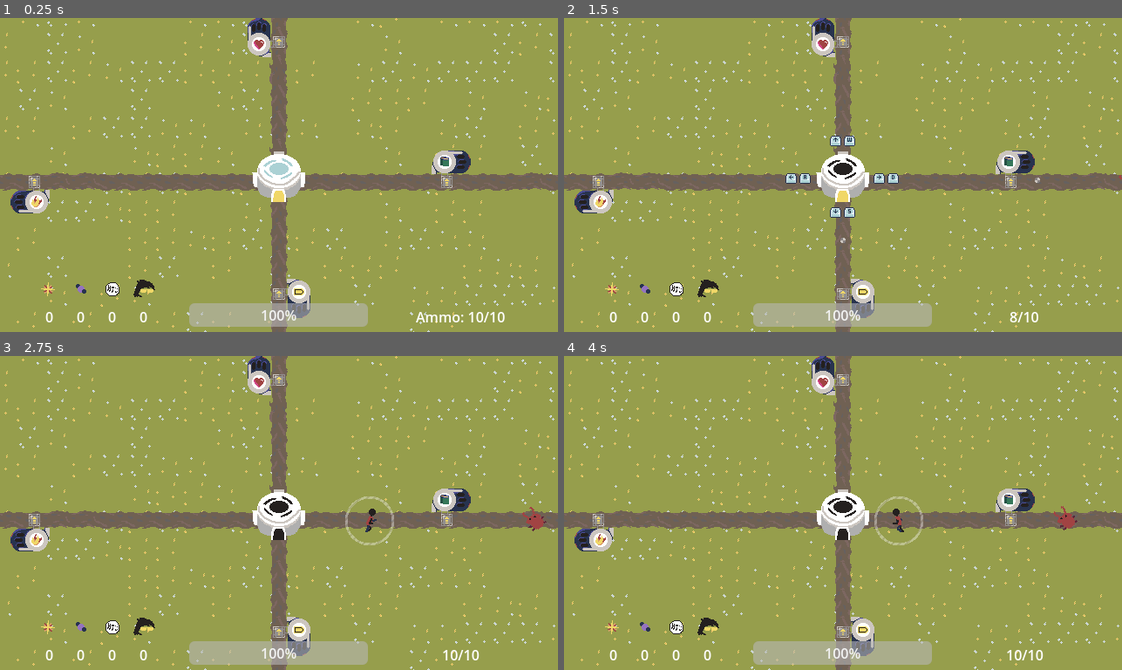
Above: before the commit, frames 1-4 (two rows, left to right).
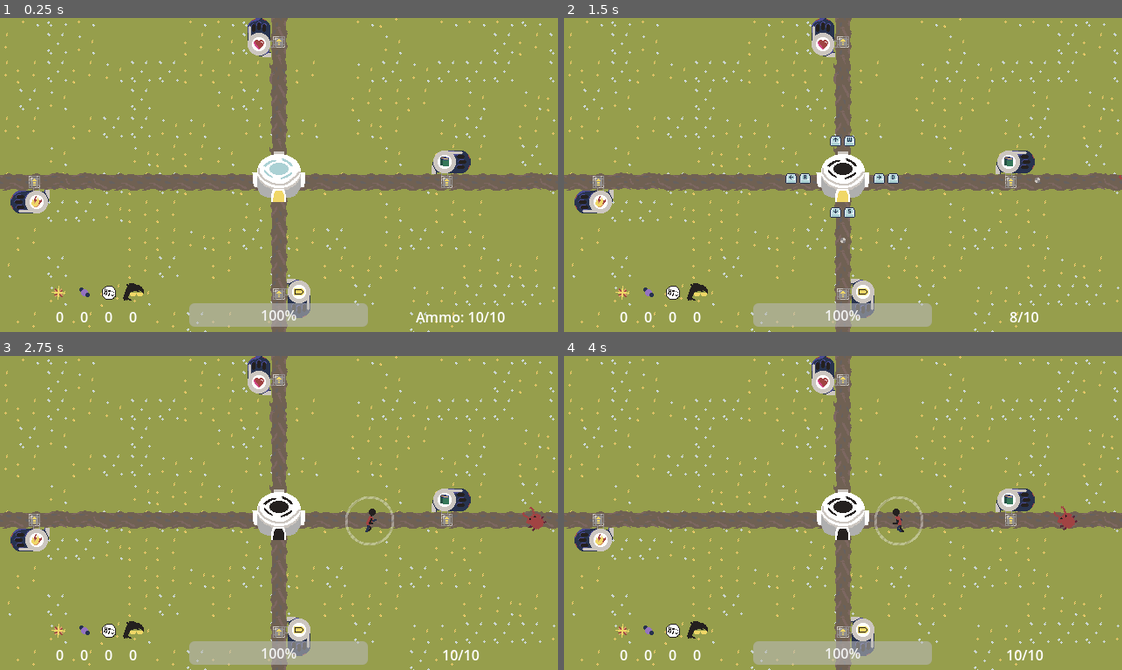
Above: after the commit, the same moments.

Repository: SimplyXtra/Cissa-Game-Jam
Game: Godot game, scene res://Scenes/Level/Level.tscn
The game is run twice, just before and just after one commit, with the same random seed, the same clock (stepped at 60 frames per second) and the same inputs. Sound files missing from this copy of the repository are replaced by a short silence.
Inputs:
- Up to frame 1 (0.25 s): no input
- Up to frame 2 (1.5 s): tap Enter at 0.5 s; hold D (right) 0.53-1.28 s; tap Space (interact) at 0.6, 1.25, 1.35 s; hold S (down) from 1.28 s (still down)
- Up to frame 3 (2.75 s): release S (down) at 2.03 s; hold D (right) from 2.03 s (still down); tap Space (interact) at 2.1 s
- Up to frame 4 (4 s): release D (right) at 2.78 s; hold W (up) 2.78-3.53 s; tap Space (interact) at 2.85, 3.6 s; hold A (left) from 3.53 s (still down)

The runs differ from the first frame. In frame 1, 0.6% of the frame differs, in the area x 7-28%, y 83-97%; in frame 2, 0.6%; in frame 3, 0.6%; in frame 4, 0.6%.

Commit message:
difficulty and death
Harder enemies over time, death screen

Diff:
--- a/Scenes/Enemies/blue_enemy.tscn
+++ b/Scenes/Enemies/blue_enemy.tscn
@@ -11,7 +11,7 @@
 
 [node name="Blue Enemy" instance=ExtResource("1_ga3qm")]
 speed = 15
-health = 250
+health = 300
 damage = 45
 
 [node name="Sprite2D" parent="." index="0"]
--- a/Scenes/Enemies/red_enemy.tscn
+++ b/Scenes/Enemies/red_enemy.tscn
@@ -8,6 +8,7 @@
 [sub_resource type="CapsuleShape2D" id="CapsuleShape2D_k6hmr"]
 
 [node name="Red Enemy" instance=ExtResource("1_any30")]
+health = 130
 
 [node name="CollisionShape2D" parent="." index="1"]
 position = Vector2(-8, 1)
--- a/Scenes/Global.gd
+++ b/Scenes/Global.gd
@@ -1,5 +1,5 @@
 extends Node
-var base_max_health:int = 1000:
+var base_max_health:int = 200:
 	set(new_max_health):
 		base_max_health = new_max_health
 		update_UI.emit()
@@ -20,6 +20,8 @@
 var matter_collected:int = 0
 var weird_collected:int = 0
 var cool_collected:int = 0
+var bullet_penetration:int = 1
+var bullet_level:int = 0
 signal update_UI
 
 func add(item:String):
@@ -33,3 +35,6 @@
 		"Cool":
 			cool_collected += 1
 	update_UI.emit()
+
+func quick_update_UI() -> void:
+	update_UI.emit()
--- a/Scenes/Level/Level.gd
+++ b/Scenes/Level/Level.gd
@@ -34,9 +34,21 @@
 func _on_enemy_spawn_timer_timeout():
 	enemySpawn()
 	spawnInterval = randf_range(minSpawnInterval, maxSpawnInterval)
-	$EnemySpawnTimer.wait_time = spawnInterval
-	$EnemySpawnTimer.start()
+	$Timer/EnemySpawn.wait_time = spawnInterval
+	$Timer/EnemySpawn.start()
 
 
 func _on_audio_stream_player_finished():
 	$Audio/AudioStreamPlayer.play()
+
+
+func _on_difficulty_progression_timeout():
+	enemySpawnProbabilities = [enemySpawnProbabilities[0] * 0.7, enemySpawnProbabilities[1] * 0.9, 100]
+	minSpawnInterval *= 0.8
+	maxSpawnInterval *= 0.8
+	$Timer/DifficultyProgression.wait_time += 10
+	$Timer/DifficultyProgression.start()
+	$Audio/AudioStreamPlayer.stream_paused = true
+	$"Audio/Creepy Sound".play()
+	await $"Audio/Creepy Sound".finished
+	$Audio/AudioStreamPlayer.stream_paused = false
--- a/Scenes/Level/Level.tscn
+++ b/Scenes/Level/Level.tscn
@@ -9,6 +9,7 @@
 [ext_resource type="PackedScene" uid="uid://dqwlqraue8lor" path="res://Scenes/Objects/health_upgrade.tscn" id="5_0qxsm"]
 [ext_resource type="AudioStream" uid="uid://dlgifuv265xbu" path="res://Music/cissa game jam.wav" id="5_p3n6e"]
 [ext_resource type="PackedScene" uid="uid://b7rmamrcw1ns0" path="res://Scenes/Objects/ammo_upgrade.tscn" id="6_hphov"]
+[ext_resource type="AudioStream" uid="uid://dtmc1uoitk8xu" path="res://SFX/Cool Scary Sound.wav" id="10_beafj"]
 
 [sub_resource type="TileSetAtlasSource" id="TileSetAtlasSource_cwmem"]
 texture = ExtResource("1_sspqe")
@@ -81,9 +82,6 @@
 [node name="West" type="Marker2D" parent="EnemySpawnLocations"]
 position = Vector2(-48, 208)
 
-[node name="EnemySpawnTimer" type="Timer" parent="."]
-autostart = true
-
 [node name="Enemies" type="Node2D" parent="."]
 
 [node name="Items" type="Node2D" parent="."]
@@ -97,5 +95,19 @@
 volume_db = -11.333
 autoplay = true
 
-[connection signal="timeout" from="EnemySpawnTimer" to="." method="_on_enemy_spawn_timer_timeout"]
+[node name="Creepy Sound" type="AudioStreamPlayer" parent="Audio"]
+stream = ExtResource("10_beafj")
+volume_db = 5.333
+
+[node name="Timer" type="Node" parent="."]
+
+[node name="EnemySpawn" type="Timer" parent="Timer"]
+autostart = true
+
+[node name="DifficultyProgression" type="Timer" parent="Timer"]
+wait_time = 30.0
+autostart = true
+
 [connection signal="finished" from="Audio/AudioStreamPlayer" to="." method="_on_audio_stream_player_finished"]
+[connection signal="timeout" from="Timer/EnemySpawn" to="." method="_on_enemy_spawn_timer_timeout"]
+[connection signal="timeout" from="Timer/DifficultyProgression" to="." method="_on_difficulty_progression_timeout"]
--- /dev/null
+++ b/Scenes/Objects/ammo_upgrade.gd
@@ -0,0 +1,10 @@
+extends "res://Scenes/Objects/upgrade_base.gd"
+
+func upgrade():
+	match upgrade_level:
+		0:
+			Global.base_max_ammo = 15
+		1:
+			Global.base_max_ammo = 20
+		2:
+			Global.base_max_ammo = 25
--- a/Scenes/Objects/ammo_upgrade.tscn
+++ b/Scenes/Objects/ammo_upgrade.tscn
@@ -1,11 +1,20 @@
-[gd_scene load_steps=2 format=3 uid="uid://b7rmamrcw1ns0"]
+[gd_scene load_steps=3 format=3 uid="uid://b7rmamrcw1ns0"]
 
 [ext_resource type="PackedScene" uid="uid://4wmv263imch0" path="res://Scenes/Objects/upgrade_base.tscn" id="1_gktw0"]
+[ext_resource type="Script" path="res://Scenes/Objects/ammo_upgrade.gd" id="2_ut3du"]
 
 [node name="AmmoUpgrade" instance=ExtResource("1_gktw0")]
+script = ExtResource("2_ut3du")
+prices = [[3, 3, 3, 1], [6, 4, 10, 6], [9, 10, 20, 10]]
 
 [node name="Sprite2D" parent="." index="0"]
 frame = 12
 
 [node name="PressurePlate" parent="." index="1"]
 rotation = 4.71239
+
+[node name="Prices" parent="." index="2"]
+offset_left = -8.0
+offset_top = -46.0
+offset_right = -8.0
+offset_bottom = -46.0
--- a/Scenes/Objects/base.gd
+++ b/Scenes/Objects/base.gd
@@ -1,12 +1,13 @@
 extends Area2D
 #Shooting
-var bullet:PackedScene = preload("res://Scenes/Projectiles/basic_bullet.tscn")
-
+var bullets:Array = [preload("res://Scenes/Projectiles/basic_bullet.tscn"),preload("res://Scenes/Projectiles/party_bullet.tscn"),preload("res://Scenes/Projectiles/spike_bullet.tscn"),preload("res://Scenes/Projectiles/radio_bullet.tscn")]
 
 #Player-Base Interaction
 var pilot:PackedScene = preload("res://Scenes/Player/pilot.tscn")
 var is_player_in_base:bool = true
 var is_base_active:bool = true
+
+var is_base_alive:bool = true
 
 
 func _ready() -> void:
@@ -17,42 +18,43 @@
 	Global.base_position = position
 
 func _process(_delta) -> void:
-	if Input.is_action_just_pressed("interact") and is_player_in_base:
-		is_base_active = not is_base_active
-		$Audio/Detach.play()
+	if is_base_alive:
+		if Input.is_action_just_pressed("interact") and is_player_in_base:
+			is_base_active = not is_base_active
+			$Audio/Detach.play()
 
-		#Player is controlling base
-		if is_base_active:
-			$Sprite2D.frame = 2
-			$UI.visible = false
+			#Player is controlling base
+			if is_base_active:
+				$Sprite2D.frame = 2
+				$UI.visible = false
 
-		#Player is not controlling base
-		else:
-			$Sprite2D.frame = 1
-			$UI.visible = true
-	elif not is_base_active and is_player_in_base:
-		#Player selects where to go
-		if Input.is_action_just_pressed("up"):
-			player_leaves_base($PlayerSpawnLocations/North.global_position, "vertical")
-		elif Input.is_action_just_pressed("down"):
-			player_leaves_base($PlayerSpawnLocations/South.global_position, "vertical")
-		elif Input.is_action_just_pressed("left"):
-			player_leaves_base($PlayerSpawnLocations/West.global_position, "horizontal")
-		elif Input.is_action_just_pressed("right"):
-			player_leaves_base($PlayerSpawnLocations/East.global_position, "horizontal")
-	elif is_base_active and is_player_in_base and Global.base_ammo > 0:
-		#Player selects where to shoot
-		if Input.is_action_just_pressed("up"):
-			shoot($PlayerSpawnLocations/North.global_position, Vector2.UP)
-		if Input.is_action_just_pressed("down"):
-			shoot($PlayerSpawnLocations/South.global_position, Vector2.DOWN)
-		if Input.is_action_just_pressed("left"):
-			shoot($PlayerSpawnLocations/West.global_position, Vector2.LEFT)
-		if Input.is_action_just_pressed("right"):
-			shoot($PlayerSpawnLocations/East.global_position, Vector2.RIGHT)
+			#Player is not controlling base
+			else:
+				$Sprite2D.frame = 1
+				$UI.visible = true
+		elif not is_base_active and is_player_in_base:
+			#Player selects where to go
+			if Input.is_action_just_pressed("up"):
+				player_leaves_base($PlayerSpawnLocations/North.global_position, "vertical")
+			elif Input.is_action_just_pressed("down"):
+				player_leaves_base($PlayerSpawnLocations/South.global_position, "vertical")
+			elif Input.is_action_just_pressed("left"):
+				player_leaves_base($PlayerSpawnLocations/West.global_position, "horizontal")
+			elif Input.is_action_just_pressed("right"):
+				player_leaves_base($PlayerSpawnLocations/East.global_position, "horizontal")
+		elif is_base_active and is_player_in_base and Global.base_ammo > 0:
+			#Player selects where to shoot
+			if Input.is_action_just_pressed("up"):
+				shoot($PlayerSpawnLocations/North.global_position, Vector2.UP)
+			if Input.is_action_just_pressed("down"):
+				shoot($PlayerSpawnLocations/South.global_position, Vector2.DOWN)
+			if Input.is_action_just_pressed("left"):
+				shoot($PlayerSpawnLocations/West.global_position, Vector2.LEFT)
+			if Input.is_action_just_pressed("right"):
+				shoot($PlayerSpawnLocations/East.global_position, Vector2.RIGHT)
 
 func shoot(location:Vector2, direction:Vector2) -> void:
-	var projectile = bullet.instantiate()
+	var projectile = bullets[Global.bullet_level].instantiate()
 	projectile.position = location
 	projectile.set_direction(direction)
 	get_parent().add_child(projectile)
@@ -74,16 +76,23 @@
 func _on_body_entered(body) -> void:
 	Global.base_health -= body.damage
 	body.take_damage(999)
+	if Global.base_health <= 0 and is_base_alive:
+		$Sprite2D.frame = 3
+		is_base_alive = false
+		var death_overlay_scene = load("res://Scenes/UI/death_overlay.tscn")
+		var death_overlay = death_overlay_scene.instantiate()
+		get_parent().add_child(death_overlay)
 
 func _on_player_enter_locations_body_entered(body):
 	body.queue_free()
 	$Audio/Door.play()
-	$Sprite2D.frame = 1
-	await $Audio/Door.finished
-	$Audio/Detach.play()
-	$Sprite2D.frame = 2
-	is_player_in_base = true
-	is_base_active = true
+	if is_base_alive:
+		$Sprite2D.frame = 1
+		await $Audio/Door.finished
+		$Audio/Detach.play()
+		$Sprite2D.frame = 2
+		is_player_in_base = true
+		is_base_active = true
 
 
 func _on_projectile_reload_timer_timeout():
--- a/Scenes/Objects/base.tscn
+++ b/Scenes/Objects/base.tscn
@@ -30,9 +30,9 @@
 
 [node name="Sprite2D" type="Sprite2D" parent="."]
 texture = ExtResource("1_jlkxa")
-hframes = 3
+hframes = 4
 region_enabled = true
-region_rect = Rect2(0, 0, 192, 64)
+region_rect = Rect2(0, 0, 256, 64)
 
 [node name="Hitbox" type="CollisionShape2D" parent="."]
 position = Vector2(0, 1)
--- /dev/null
+++ b/Scenes/Objects/health_upgrade.gd
@@ -0,0 +1,13 @@
+extends "res://Scenes/Objects/upgrade_base.gd"
+
+func upgrade():
+	match upgrade_level:
+		0:
+			Global.base_max_health = 300
+			Global.base_health = Global.base_max_health
+		1:
+			Global.base_max_health = 400
+			Global.base_health = Global.base_max_health
+		2:
+			Global.base_max_health = 500
+			Global.base_health = Global.base_max_health
--- a/Scenes/Objects/health_upgrade.tscn
+++ b/Scenes/Objects/health_upgrade.tscn
@@ -1,11 +1,20 @@
-[gd_scene load_steps=2 format=3 uid="uid://dqwlqraue8lor"]
+[gd_scene load_steps=3 format=3 uid="uid://dqwlqraue8lor"]
 
 [ext_resource type="PackedScene" uid="uid://4wmv263imch0" path="res://Scenes/Objects/upgrade_base.tscn" id="1_k5t28"]
+[ext_resource type="Script" path="res://Scenes/Objects/health_upgrade.gd" id="2_g4ql1"]
 
 [node name="HealthUpgrade" instance=ExtResource("1_k5t28")]
+script = ExtResource("2_g4ql1")
+prices = [[0, 6, 0, 0], [0, 12, 0, 0], [0, 18, 0, 0]]
 
 [node name="Sprite2D" parent="." index="0"]
 frame = 8
 
 [node name="PressurePlate" parent="." index="1"]
 rotation = 3.14159
+
+[node name="Prices" parent="." index="2"]
+offset_left = 17.0
+offset_top = 54.0
+offset_right = 17.0
+offset_bottom = 54.0
--- /dev/null
+++ b/Scenes/Objects/penetration_upgrade.gd
@@ -0,0 +1,10 @@
+extends "res://Scenes/Objects/upgrade_base.gd"
+
+func upgrade():
+	match upgrade_level:
+		0:
+			Global.bullet_penetration = 2
+		1:
+			Global.bullet_penetration = 3
+		2:
+			Global.bullet_penetration = 4
--- a/Scenes/Objects/penetration_upgrade.tscn
+++ b/Scenes/Objects/penetration_upgrade.tscn
@@ -1,5 +1,12 @@
-[gd_scene load_steps=2 format=3 uid="uid://cacr6ey7ngs5r"]
+[gd_scene load_steps=3 format=3 uid="uid://cacr6ey7ngs5r"]
 
 [ext_resource type="PackedScene" uid="uid://4wmv263imch0" path="res://Scenes/Objects/upgrade_base.tscn" id="1_0wn78"]
+[ext_resource type="Script" path="res://Scenes/Objects/penetration_upgrade.gd" id="2_k3yc6"]
 
 [node name="PenetrationUpgrade" instance=ExtResource("1_0wn78")]
+script = ExtResource("2_k3yc6")
+prices = [[1, 3, 6, 5], [2, 6, 12, 10], [3, 10, 18, 15]]
+
+[node name="Prices" parent="." index="2"]
+offset_left = -15.0
+offset_right = -15.0
--- /dev/null
+++ b/Scenes/Objects/power_upgrade.gd
@@ -0,0 +1,4 @@
+extends "res://Scenes/Objects/upgrade_base.gd"
+
+func upgrade():
+	Global.bullet_level = upgrade_level + 1
--- a/Scenes/Objects/power_upgrade.tscn
+++ b/Scenes/Objects/power_upgrade.tscn
@@ -1,11 +1,18 @@
-[gd_scene load_steps=2 format=3 uid="uid://c1ccf60kmxm7x"]
+[gd_scene load_steps=3 format=3 uid="uid://c1ccf60kmxm7x"]
 
 [ext_resource type="PackedScene" uid="uid://4wmv263imch0" path="res://Scenes/Objects/upgrade_base.tscn" id="1_xe51e"]
+[ext_resource type="Script" path="res://Scenes/Objects/power_upgrade.gd" id="2_1223f"]
 
 [node name="PowerUpgrade" instance=ExtResource("1_xe51e")]
+script = ExtResource("2_1223f")
+prices = [[5, 0, 0, 3], [10, 3, 3, 7], [15, 2, 7, 10]]
 
 [node name="Sprite2D" parent="." index="0"]
 frame = 4
 
 [node name="PressurePlate" parent="." index="1"]
 rotation = 1.5708
+
+[node name="Prices" parent="." index="2"]
+offset_left = 40.0
+offset_right = 40.0
--- a/Scenes/Objects/upgrade_base.gd
+++ b/Scenes/Objects/upgrade_base.gd
@@ -1,15 +1,37 @@
 extends Node2D
+var upgrade_level:int = 0
+@export var prices := [[1,0,0,0],[0,2,0,0],[3,0,0,0]]
 
+func _process(_delta):
+	if $Prices.visible:
+		if Input.is_action_just_pressed("interact"):
+			var compiled_storage := [Global.energy_collected, Global.matter_collected, Global.weird_collected, Global.cool_collected]
+			var can_upgrade:bool = true
+			for i in range(4):
+				if compiled_storage[i] < prices[upgrade_level][i]:
+					can_upgrade = false
+			if can_upgrade:
+				upgrade()
+				$Sprite2D.frame += 1
+				$Upgrade.play()
+				Global.energy_collected -= prices[upgrade_level][0]
+				Global.matter_collected -= prices[upgrade_level][1]
+				Global.weird_collected -= prices[upgrade_level][2]
+				Global.cool_collected -= prices[upgrade_level][3]
+				upgrade_level += 1
+				$Prices.set_prices(prices[upgrade_level][0],prices[upgrade_level][1],prices[upgrade_level][2],prices[upgrade_level][3])
+				Global.quick_update_UI()
 
+func upgrade():
+	print("upgraded")
 
-func _on_pressure_plate_body_entered(body):
-	pass # Replace with function body.
-	#Show UI
+func _on_pressure_plate_body_entered(_body):
+	$Prices.set_prices(prices[upgrade_level][0],prices[upgrade_level][1],prices[upgrade_level][2],prices[upgrade_level][3])
+	$Prices.visible = true
 	#Get Input "interact"
 	#UI Progress bar increases as interact is pressed and when full it goes through but if let go it goes back to 0
 
 
 
-func _on_pressure_plate_body_exited(body):
-	pass # Replace with function body.
-	#Close UI
+func _on_pressure_plate_body_exited(_body):
+	$Prices.visible = false
--- a/Scenes/Objects/upgrade_base.tscn
+++ b/Scenes/Objects/upgrade_base.tscn
@@ -1,7 +1,9 @@
-[gd_scene load_steps=4 format=3 uid="uid://4wmv263imch0"]
+[gd_scene load_steps=6 format=3 uid="uid://4wmv263imch0"]
 
 [ext_resource type="Script" path="res://Scenes/Objects/upgrade_base.gd" id="1_cgqgd"]
 [ext_resource type="Texture2D" uid="uid://07kbjj0uokc7" path="res://Graphics/Tileset.png" id="1_o8o08"]
+[ext_resource type="PackedScene" uid="uid://divrx14nwttib" path="res://Scenes/UI/prices.tscn" id="3_e1i7m"]
+[ext_resource type="AudioStream" uid="uid://deuox85m5kpdm" path="res://SFX/Upgrade.wav" id="4_nmg6k"]
 
 [sub_resource type="RectangleShape2D" id="RectangleShape2D_8t42b"]
 size = Vector2(16, 15)
@@ -23,5 +25,18 @@
 position = Vector2(-16, -7.5)
 shape = SubResource("RectangleShape2D_8t42b")
 
+[node name="Prices" parent="." instance=ExtResource("3_e1i7m")]
+visible = false
+anchors_preset = 0
+anchor_right = 0.0
+anchor_bottom = 0.0
+offset_left = -16.0
+offset_top = -61.0
+offset_right = -16.0
+offset_bottom = -61.0
+
+[node name="Upgrade" type="AudioStreamPlayer2D" parent="."]
+stream = ExtResource("4_nmg6k")
+
 [connection signal="body_entered" from="PressurePlate" to="." method="_on_pressure_plate_body_entered"]
 [connection signal="body_exited" from="PressurePlate" to="." method="_on_pressure_plate_body_exited"]
--- a/Scenes/Player/pilot.gd
+++ b/Scenes/Player/pilot.gd
@@ -63,7 +63,7 @@
 	body.queue_free()
 
 
-func _on_enemy_radar_body_entered(body):
+func _on_enemy_radar_body_entered(_body):
 	is_running_to_base = true
 	$Alert.play()
 	$EnemyRadar/AnimationPlayer.play("Alert")
--- /dev/null
+++ b/Scenes/Projectiles/party_bullet.tscn
@@ -0,0 +1,9 @@
+[gd_scene load_steps=2 format=3 uid="uid://dhpji8i7fjt1t"]
+
+[ext_resource type="PackedScene" uid="uid://j4tqdc7egyl0" path="res://Scenes/Projectiles/projectile.tscn" id="1_3uafp"]
+
+[node name="PartyBullet" instance=ExtResource("1_3uafp")]
+damage = 120
+
+[node name="Sprite2D" parent="." index="1"]
+frame = 1
--- a/Scenes/Projectiles/projectile.gd
+++ b/Scenes/Projectiles/projectile.gd
@@ -2,8 +2,11 @@
 
 @export var damage:int = 80
 @export var speed:int = 200
-@export var enemy_penetration:int = 1
+var enemy_penetration:int = 1
 var velocity:Vector2 = Vector2.ZERO
+
+func _ready():
+	enemy_penetration = Global.bullet_penetration
 
 func _process(delta):
 	position += velocity * delta
--- a/Scenes/Projectiles/projectile.tscn
+++ b/Scenes/Projectiles/projectile.tscn
@@ -16,8 +16,9 @@
 
 [node name="Sprite2D" type="Sprite2D" parent="."]
 texture = ExtResource("1_epii5")
+hframes = 4
 region_enabled = true
-region_rect = Rect2(0, 288, 32, 32)
+region_rect = Rect2(0, 288, 128, 32)
 
 [node name="DespawnTimer" type="Timer" parent="."]
 wait_time = 3.0
--- /dev/null
+++ b/Scenes/Projectiles/radio_bullet.tscn
@@ -0,0 +1,10 @@
+[gd_scene load_steps=2 format=3 uid="uid://cnu615wps4es6"]
+
+[ext_resource type="PackedScene" uid="uid://j4tqdc7egyl0" path="res://Scenes/Projectiles/projectile.tscn" id="1_jvt67"]
+
+[node name="RadioBullet" instance=ExtResource("1_jvt67")]
+damage = 250
+speed = 300
+
+[node name="Sprite2D" parent="." index="1"]
+frame = 3
--- /dev/null
+++ b/Scenes/Projectiles/spike_bullet.tscn
@@ -0,0 +1,10 @@
+[gd_scene load_steps=2 format=3 uid="uid://co66dbfuds326"]
+
+[ext_resource type="PackedScene" uid="uid://j4tqdc7egyl0" path="res://Scenes/Projectiles/projectile.tscn" id="1_ouwh7"]
+
+[node name="SpikeBullet" instance=ExtResource("1_ouwh7")]
+damage = 150
+speed = 300
+
+[node name="Sprite2D" parent="." index="1"]
+frame = 2
--- /dev/null
+++ b/Scenes/UI/death_overlay.gd
@@ -0,0 +1,9 @@
+extends CanvasLayer
+
+
+func _on_restart_pressed():
+	get_tree().reload_current_scene()
+
+
+func _on_quit_pressed():
+	get_tree().quit()
--- /dev/null
+++ b/Scenes/UI/death_overlay.tscn
@@ -0,0 +1,49 @@
+[gd_scene load_steps=2 format=3 uid="uid://3yhwpjuson70"]
+
+[ext_resource type="Script" path="res://Scenes/UI/death_overlay.gd" id="1_hc2fx"]
+
+[node name="DeathOverlay" type="CanvasLayer"]
+script = ExtResource("1_hc2fx")
+
+[node name="ColorRect" type="ColorRect" parent="."]
+anchors_preset = 15
+anchor_right = 1.0
+anchor_bottom = 1.0
+grow_horizontal = 2
+grow_vertical = 2
+color = Color(0.2, 0.2, 0.2, 0.517647)
+
+[node name="MarginContainer" type="MarginContainer" parent="."]
+anchors_preset = 8
+anchor_left = 0.5
+anchor_top = 0.5
+anchor_right = 0.5
+anchor_bottom = 0.5
+offset_left = -20.0
+offset_top = -20.0
+offset_right = 20.0
+offset_bottom = 20.0
+grow_horizontal = 2
+grow_vertical = 2
+
+[node name="VBoxContainer" type="VBoxContainer" parent="MarginContainer"]
+layout_mode = 2
+
+[node name="Label" type="Label" parent="MarginContainer/VBoxContainer"]
+layout_mode = 2
+text = "GAME OVER"
+horizontal_alignment = 1
+
+[node name="HBoxContainer" type="HBoxContainer" parent="MarginContainer/VBoxContainer"]
+layout_mode = 2
+
+[node name="Restart" type="Button" parent="MarginContainer/VBoxContainer/HBoxContainer"]
+layout_mode = 2
+text = "Restart"
+
+[node name="Quit" type="Button" parent="MarginContainer/VBoxContainer/HBoxContainer"]
+layout_mode = 2
+text = "Quit"
+
+[connection signal="pressed" from="MarginContainer/VBoxContainer/HBoxContainer/Restart" to="." method="_on_restart_pressed"]
+[connection signal="pressed" from="MarginContainer/VBoxContainer/HBoxContainer/Quit" to="." method="_on_quit_pressed"]
--- /dev/null
+++ b/Scenes/UI/prices.gd
@@ -0,0 +1,12 @@
+extends Control
+
+@onready var EnergyLabel = $ItemCost/EnergyCost/Label
+@onready var MatterLabel = $ItemCost/MatterCost/Label
+@onready var WeirdLabel = $ItemCost/WeirdCost/Label
+@onready var CoolLabel = $ItemCost/CoolCost/Label
+
+func set_prices(energy:int = 0, matter:int = 0, weird:int = 0, cool:int = 0):
+	EnergyLabel.text = str(energy)
+	MatterLabel.text = str(matter)
+	WeirdLabel.text = str(weird)
+	CoolLabel.text = str(cool)
--- a/Scenes/UI/prices.tscn
+++ b/Scenes/UI/prices.tscn
@@ -1,17 +1,20 @@
-[gd_scene load_steps=5 format=3 uid="uid://divrx14nwttib"]
+[gd_scene load_steps=6 format=3 uid="uid://divrx14nwttib"]
 
 [ext_resource type="Texture2D" uid="uid://cnbrkrbamoy6v" path="res://Graphics/Energy.png" id="1_8ejc1"]
+[ext_resource type="Script" path="res://Scenes/UI/prices.gd" id="1_s7da2"]
 [ext_resource type="Texture2D" uid="uid://cbdabwomt41fm" path="res://Graphics/Matter.png" id="2_bl20k"]
 [ext_resource type="Texture2D" uid="uid://c1si34evf1p1b" path="res://Graphics/Weird.png" id="3_c51tl"]
 [ext_resource type="Texture2D" uid="uid://d3w1x82xbkcn8" path="res://Graphics/Cool.png" id="4_jjhrv"]
 
 [node name="Prices" type="Control"]
 layout_mode = 3
-anchor_right = 0.2
-anchor_bottom = 0.356
-offset_bottom = -0.160004
+anchor_right = 0.212
+anchor_bottom = 0.178
+offset_right = 0.319992
+offset_bottom = -0.0800018
+script = ExtResource("1_s7da2")
 
-[node name="ItemCost" type="VBoxContainer" parent="."]
+[node name="ItemCost" type="HBoxContainer" parent="."]
 layout_mode = 1
 anchors_preset = 15
 anchor_right = 1.0
@@ -19,7 +22,7 @@
 grow_horizontal = 2
 grow_vertical = 2
 
-[node name="EnergyCost" type="HBoxContainer" parent="ItemCost"]
+[node name="EnergyCost" type="VBoxContainer" parent="ItemCost"]
 layout_mode = 2
 
 [node name="TextureRect" type="TextureRect" parent="ItemCost/EnergyCost"]
@@ -29,9 +32,9 @@
 [node name="Label" type="Label" parent="ItemCost/EnergyCost"]
 layout_mode = 2
 text = "0"
-horizontal_alignment = 2
+horizontal_alignment = 1
 
-[node name="MatterCost" type="HBoxContainer" parent="ItemCost"]
+[node name="MatterCost" type="VBoxContainer" parent="ItemCost"]
 layout_mode = 2
 
 [node name="TextureRect" type="TextureRect" parent="ItemCost/MatterCost"]
@@ -41,9 +44,9 @@
 [node name="Label" type="Label" parent="ItemCost/MatterCost"]
 layout_mode = 2
 text = "0"
-horizontal_alignment = 2
+horizontal_alignment = 1
 
-[node name="WeirdCost" type="HBoxContainer" parent="ItemCost"]
+[node name="WeirdCost" type="VBoxContainer" parent="ItemCost"]
 layout_mode = 2
 
 [node name="TextureRect" type="TextureRect" parent="ItemCost/WeirdCost"]
@@ -53,9 +56,9 @@
 [node name="Label" type="Label" parent="ItemCost/WeirdCost"]
 layout_mode = 2
 text = "0"
-horizontal_alignment = 2
+horizontal_alignment = 1
 
-[node name="CoolCost" type="HBoxContainer" parent="ItemCost"]
+[node name="CoolCost" type="VBoxContainer" parent="ItemCost"]
 layout_mode = 2
 
 [node name="TextureRect" type="TextureRect" parent="ItemCost/CoolCost"]
@@ -65,4 +68,4 @@
 [node name="Label" type="Label" parent="ItemCost/CoolCost"]
 layout_mode = 2
 text = "0"
-horizontal_alignment = 2
+horizontal_alignment = 1
--- a/Scenes/UI/ui.tscn
+++ b/Scenes/UI/ui.tscn
@@ -84,7 +84,8 @@
 layout_mode = 2
 size_flags_horizontal = 3
 size_flags_vertical = 8
-value = 100.0
+max_value = 200.0
+value = 200.0
 
 [node name="BoxContainer" type="BoxContainer" parent="MarginContainer/HBoxContainer"]
 layout_mode = 2
Binary file changed: Graphics/Cool.png
Binary file changed: Graphics/Energy.png
Binary file changed: Graphics/Matter.png
Binary file changed: Graphics/Tileset.png
Binary file changed: Graphics/Weird.png
Not shown, added: SFX/Cool Scary Sound.wav.import
Not shown, added: SFX/Upgrade.wav.import
Not shown: 1 places in Scenes/Level/Level.tscn that only renumber resources
Not shown, changed: Art(Unused)/Tileset.pdn
Not shown, added: SFX/Cool Scary Sound.wav
Not shown, added: SFX/Upgrade.wav
